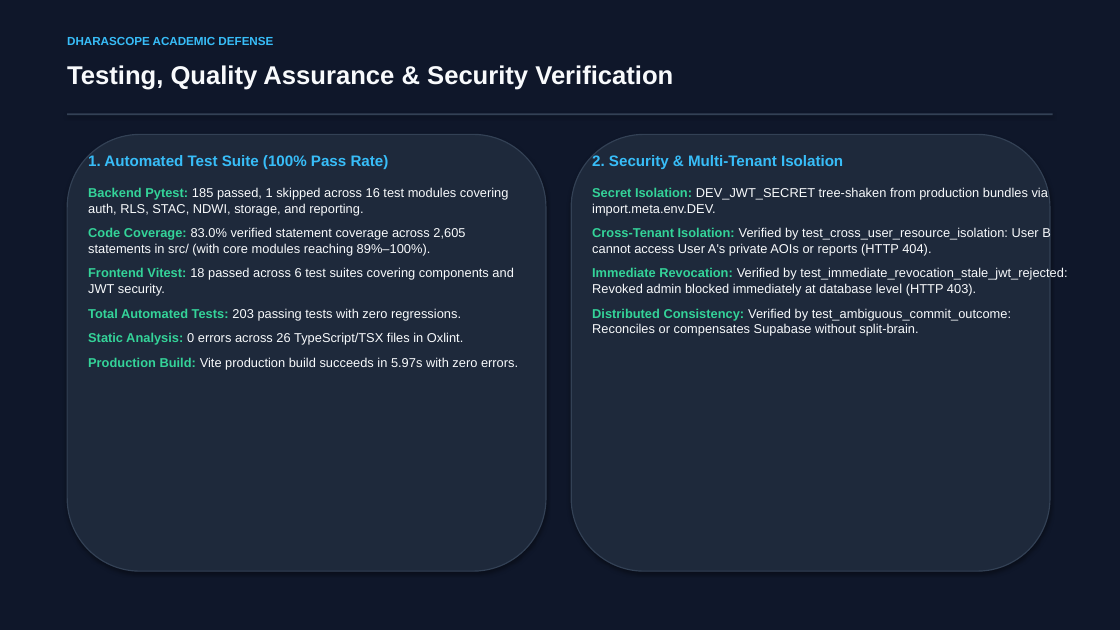
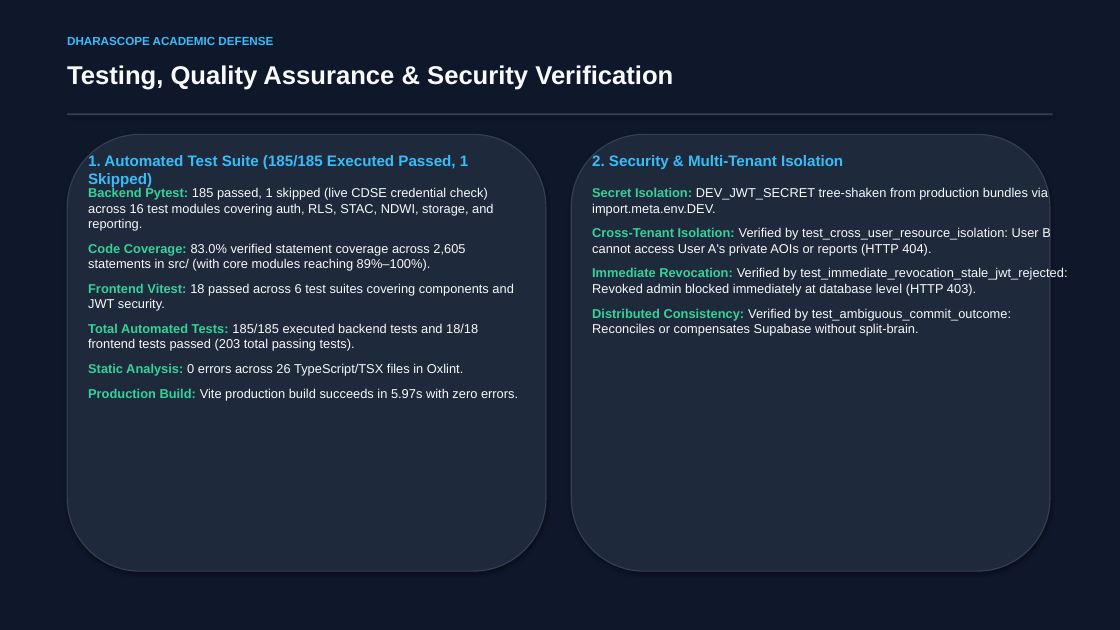
Before and after one commit to Akshat-2923/END_SEM_PROJECT_AKSHAT_3274, a slide deck: slide 12 of DharaScope_Final_Presentation.pptx. Drawn at 1120x630 pixels with LibreOffice and Linux fonts; fonts in the diff are those of the drawing. Boxes give left, top, right and bottom in pixels: in the first picture for what was removed or moved away, otherwise in the second. Text is boxed around its words. In the diff, an @@ line names an element or a change of style, - is before the commit and + after.

```diff
--- a/DharaScope_Final_Presentation.pptx
+++ b/DharaScope_Final_Presentation.pptx
@@ text at box(88, 155, 468, 188): text changed @@
-1. Automated Test Suite (100% Pass Rate)
+1. Automated Test Suite (185/185 Executed Passed, 1 Skipped)
@@ text at box(88, 187, 493, 231): text changed @@
-Backend Pytest: 185 passed, 1 skipped across 16 test modules covering auth, RLS, STAC, NDWI, storage, and reporting.
+Backend Pytest: 185 passed, 1 skipped (live CDSE credential check) across 16 test modules covering auth, RLS, STAC, NDWI, storage, and reporting.
@@ text at box(88, 323, 478, 351): text changed @@
-Total Automated Tests: 203 passing tests with zero regressions.
+Total Automated Tests: 185/185 executed backend tests and 18/18 frontend tests passed (203 total passing tests).
```
Also in this commit, not shown: 4 other slides changed, 9 other files.
